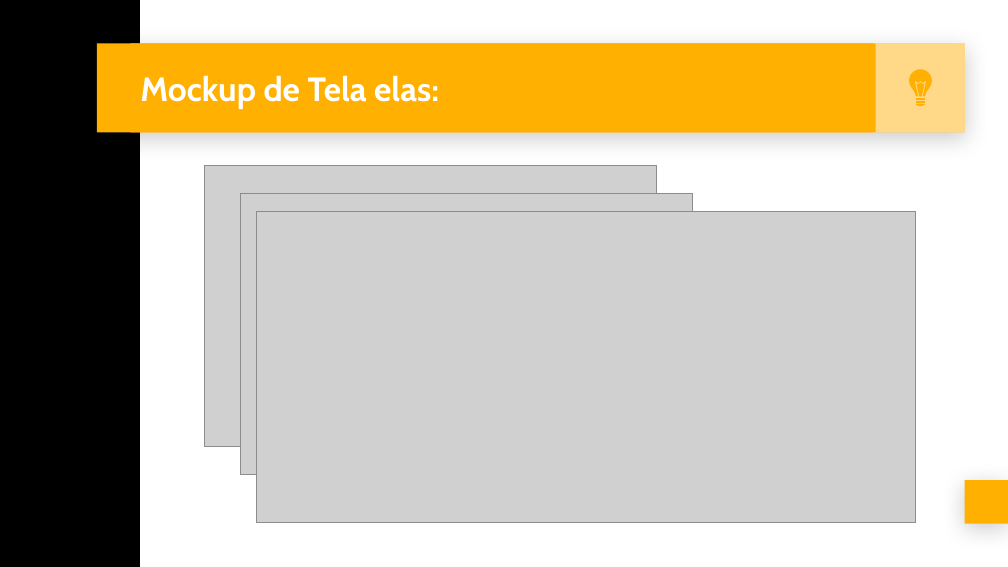
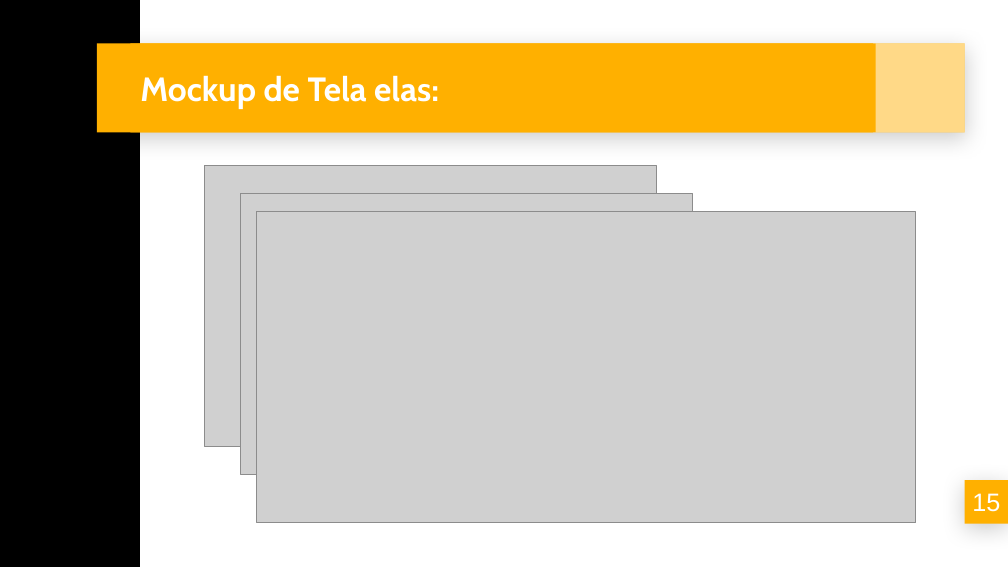
Before and after one commit to llmel/projeto2, a slide deck: slide 15 of documentacao/Slide/Slides Banca TCM.pptx. Drawn at 1008x567 pixels with LibreOffice and Linux fonts; fonts in the diff are those of the drawing; grey boxes stand for pictures. Boxes give left, top, right and bottom in pixels: in the first picture for what was removed or moved away, otherwise in the second. Text is boxed around its words. In the diff, an @@ line names an element or a change of style, - is before the commit and + after.

```diff
--- a/documentacao/Slide/Slides Banca TCM.pptx
+++ b/documentacao/Slide/Slides Banca TCM.pptx
@@ group removed at (909,70,932,107): 5 freeform shapes @@
@@ text added at (972,493,1000,512), 18 pt, text #FFFFFF @@
+15
```
Also in this commit, not shown: 11 other slides changed, 4 slides added, 4 slides removed.
